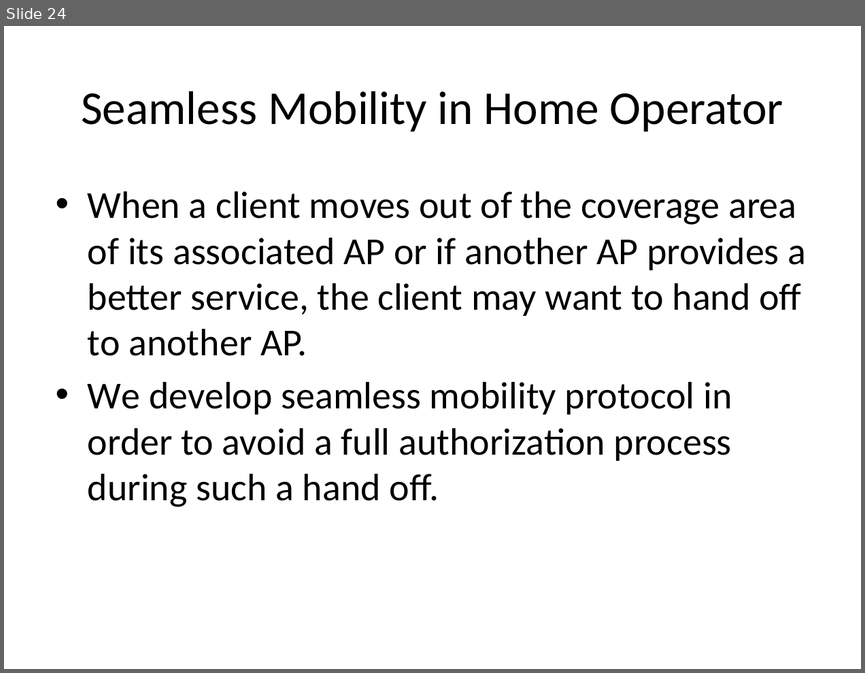
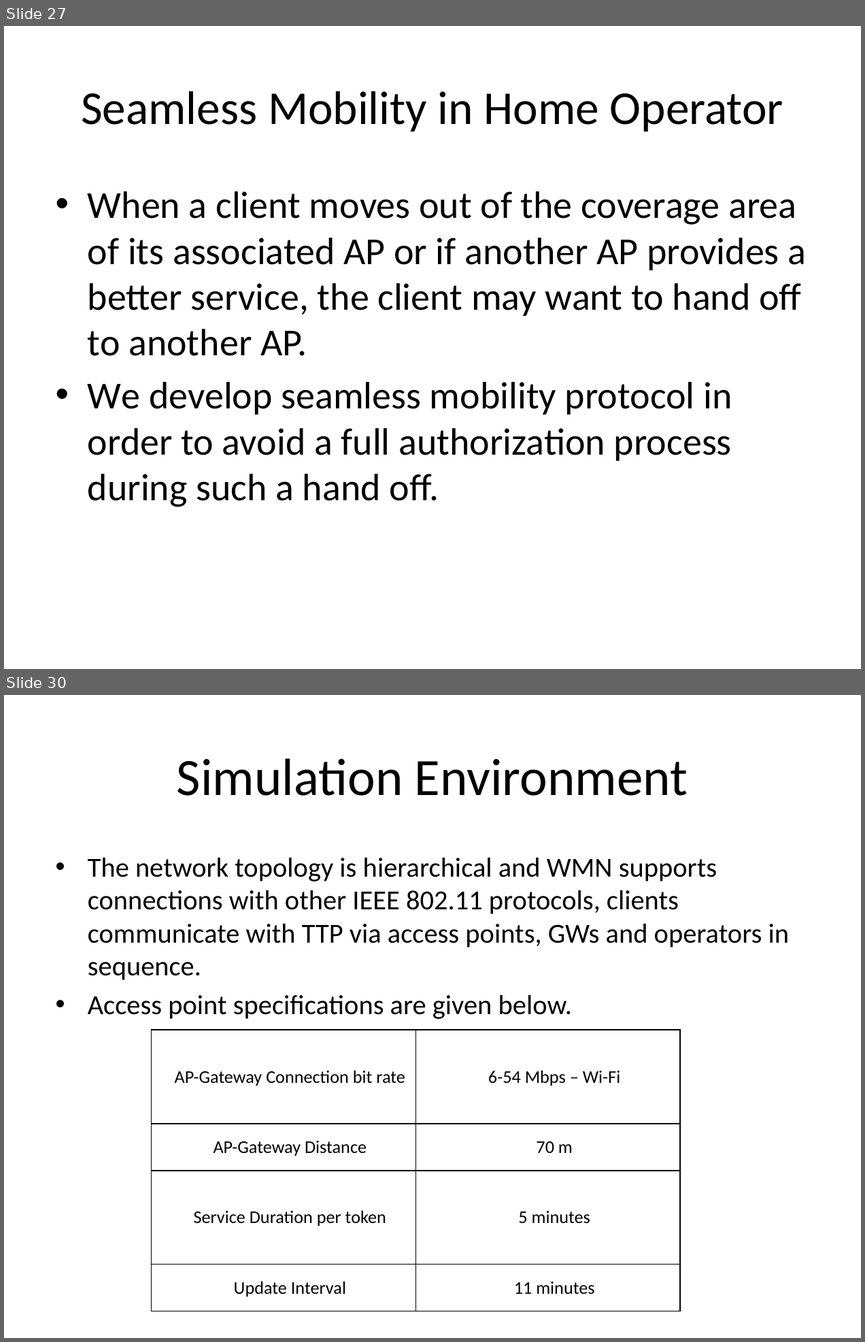
Before and after one commit to canleloglu/worddoc, a slide deck: sunumNew.pptx. Shown one above the other, each under a label of ours: slide 24 before the commit, slides 27 and 30 after it; the slides between them are not shown. The pictures are 865x673 and 865x1342 pixels, drawn with LibreOffice and Linux fonts; fonts in the diff are those of the drawing. Boxes give left, top, right and bottom in pixels: in the first picture for what was removed or moved away, otherwise in the second. Text is boxed around its words. In the diff, an @@ line names an element or a change of style, - is before the commit and + after.

```diff
--- a/sunumNew.pptx
+++ b/sunumNew.pptx
@@ slide 30 added at bbox=[4, 695, 861, 1338], background #FFFFFF @@
@@ title added at bbox=[177, 758, 687, 796], 44 pt, text #000000 @@
+Simulation Environment
@@ text added at bbox=[88, 858, 789, 1019], 23.1 pt, text #000000 @@
+• The network topology is hierarchical and WMN supports connections with other IEEE 802.11 protocols, clients communicate with TTP via access points, GWs and operators in sequence.
+• Access point specifications are given below.
@@ table added at bbox=[152, 1030, 681, 1311], 4 rows, 2 columns @@
+AP-Gateway Connection bit rate | 6-54 Mbps – Wi-Fi
+AP-Gateway Distance | 70 m
+Service Duration per token | 5 minutes
+Update Interval | 11 minutes
@@ what was slide 24 is now slide 27 @@
```
Also in this commit, not shown: 11 slides changed, 36 other slides added, 11 slides removed, 1 other file.
